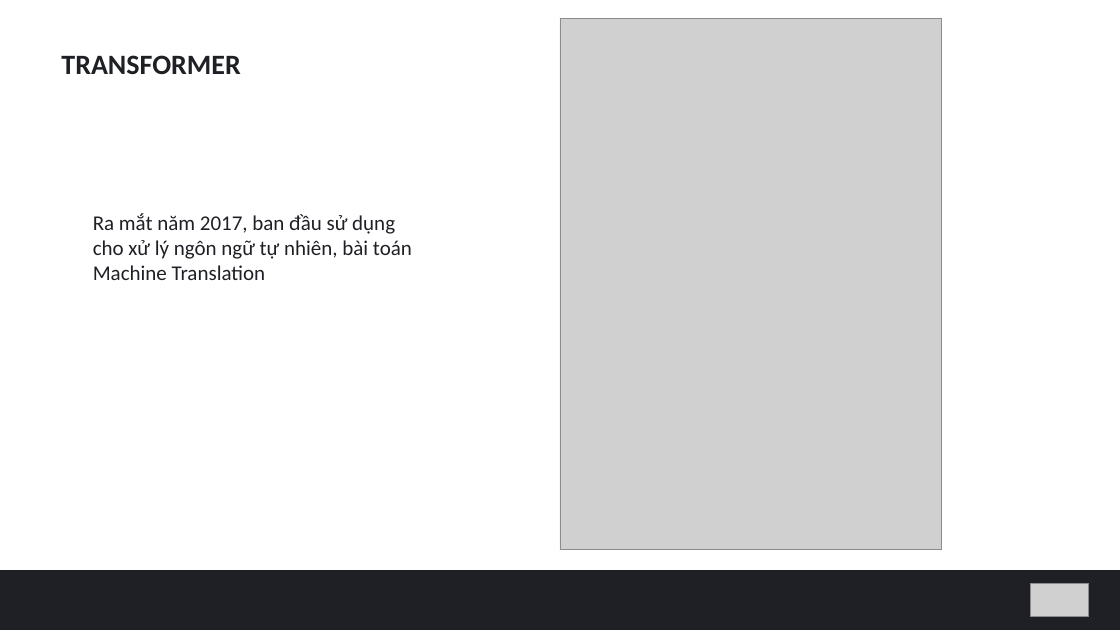
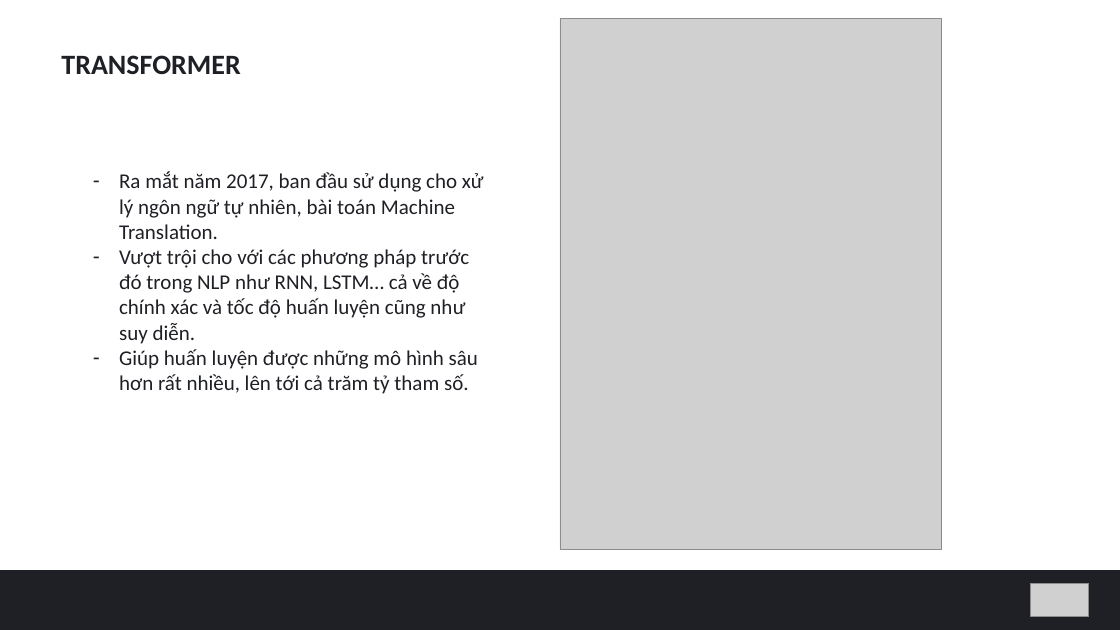
Before and after one commit to hungvm2/MoD_machine_learning, a slide deck: slide 6 of slide1.pptx. Drawn at 1120x630 pixels with LibreOffice and Linux fonts; fonts in the diff are those of the drawing; grey boxes stand for pictures. Boxes give left, top, right and bottom in pixels: in the first picture for what was removed or moved away, otherwise in the second. Text is boxed around its words. In the diff, an @@ line names an element or a change of style, - is before the commit and + after.

```diff
--- a/slide1.pptx
+++ b/slide1.pptx
@@ text at [119, 171, 484, 394]: text changed @@
-Ra mắt năm 2017, ban đầu sử dụng cho xử lý ngôn ngữ tự nhiên, bài toán Machine Translation
+– Ra mắt năm 2017, ban đầu sử dụng cho xử lý ngôn ngữ tự nhiên, bài toán Machine Translation.
+– Vượt trội cho với các phương pháp trước đó trong NLP như RNN, LSTM… cả về độ chính xác và tốc độ huấn luyện cũng như suy diễn.
+– Giúp huấn luyện được những mô hình sâu hơn rất nhiều, lên tới cả trăm tỷ tham số.
```
Also in this commit, not shown: 4 other slides changed, 3 slides added, 1 slide removed, 3 other files.
